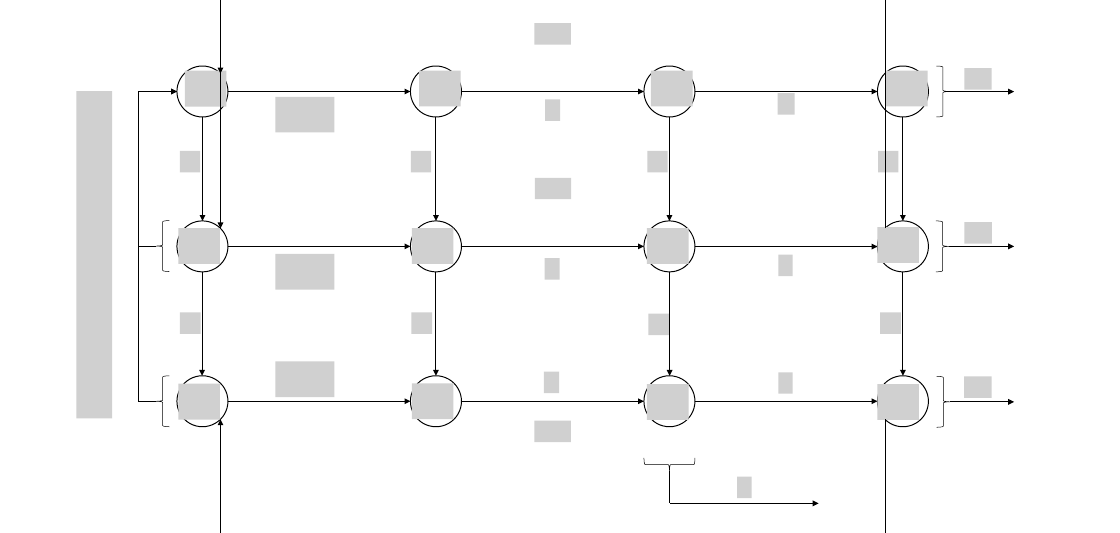
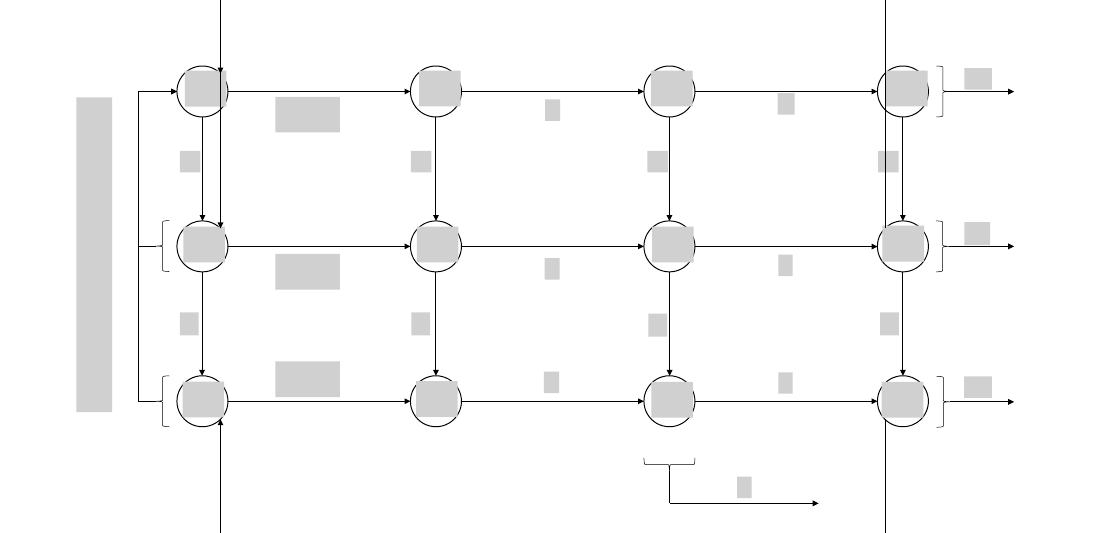
Before and after one commit to bClemot-Sc/msc-epidemiology-project, a slide deck: slide 1 of Schéma MEPI_v2.pptx. Drawn at 1120x533 pixels with LibreOffice and Linux fonts; fonts in the diff are those of the drawing; grey boxes stand for pictures; background and template pictures are left out. Boxes give left, top, right and bottom in pixels: in the first picture for what was removed or moved away, otherwise in the second. Text is boxed around its words. In the diff, an @@ line names an element or a change of style, - is before the commit and + after.

```diff
--- a/Schéma MEPI_v2.pptx
+++ b/Schéma MEPI_v2.pptx
@@ picture removed at (x1=535, y1=23, x2=571, y2=45) @@
@@ picture resized from (x1=76, y1=91, x2=112, y2=418) to (x1=76, y1=97, x2=112, y2=412) @@
@@ picture resized from (x1=275, y1=97, x2=334, y2=132) to (x1=275, y1=97, x2=340, y2=132) @@
@@ picture removed at (x1=535, y1=178, x2=571, y2=199) @@
@@ picture resized from (x1=275, y1=254, x2=334, y2=289) to (x1=275, y1=254, x2=340, y2=289) @@
@@ picture resized from (x1=275, y1=362, x2=334, y2=398) to (x1=275, y1=362, x2=340, y2=398) @@
@@ 8 pictures moved together from (x1=178, y1=228, x2=919, y2=420) to (x1=183, y1=226, x2=924, y2=417) @@
@@ picture removed at (x1=535, y1=421, x2=571, y2=442) @@
```
Also in this commit, not shown: 1 other file.
